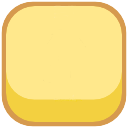
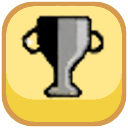
Layers edited between the first and the second 128×128 image:
added layer "Pasted Layer" above "Yellow Column.png" over bbox(19, 15, 105, 100)
